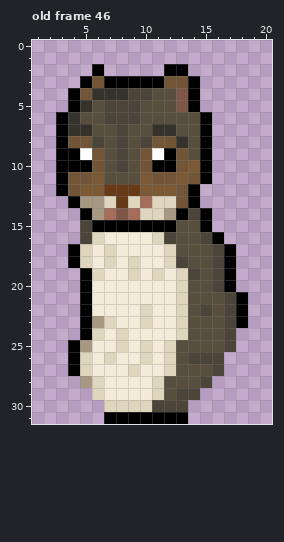
Two states of a pixel-art file, Sprite_Stuff/Aseprite Files/SquirrelSprite.aseprite. This is how it looked before the edit.
32x32 pixels, 46 frames. Colours within 5 levels of each other are drawn and written as one. Shown: old frame 46: x 1..20, y 0..31. The commit also changed other frames, which this record leaves out.
Now the later version:
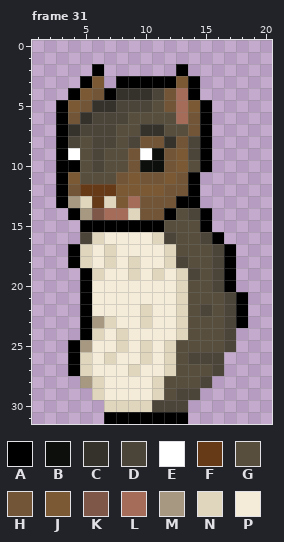
Palette (. is transparent): A #000000  B #0d0f0c  C #35312b  D #4b4438  E #ffffff  F #663a17  G #574e3d  H #725536  J #7b5934  K #7e5748  L #a56c59  M #a79981  N #e0d6bd  P #f4ecd9
A new or re-ordered frame is compared with the old frame closest to it.
The exact change:
frames 46 -> 36
Frame 31 is new; against old frame 46, layer "Group 1/Head":
y 2: x 12 A -> .
y 3: x 6..7 HA -> J.; x 12..13 HH -> AJ
y 4: x 5..7 HCC -> JHA; x 9..13 DDGGK -> CCDHL
y 5: x 3..7 .ACGD -> AJHCC; x 10 G -> D; x 12..15 GKA. -> HLJA
y 6: x 4..6 CGG -> HCD; x 9 D -> G; x 13..14 GG -> LH
y 7: x 5..8 CGGD -> DDDG; x 10 G -> C; x 12 C -> G; x 14 G -> H
y 8: x 4..5 HH -> DG; x 7..10 GDGD -> DGDH; x 12..14 HCG -> CHD
y 9: x 4..6 AEH -> EGD; x 8..14 DGHEAHG -> GHEBHJD
y 10: x 5..6 AH -> GD; x 8..14 DGHAAHJ -> GHBBHJG
y 11: x 4..6 HHJ -> JGG; x 8..10 GGJ -> HJH; x 12..15 HJHA -> JHA.
y 12: x 5..6 JJ -> FF; x 8..9 FF -> JJ; x 12 J -> H
y 13: x 3..6 .AMM -> AMNF; x 8..13 FNLNNH -> JLHHHA
y 14: x 4..6 .AM -> AMK; x 8..13 KLNNMA -> LNHHAG
y 15: x 5 D -> A; x 12 A -> G
Boxes around the changes in both pictures, in picture pixels (x1, y1, x2, y2):
changed: (56, 64, 212, 232)
